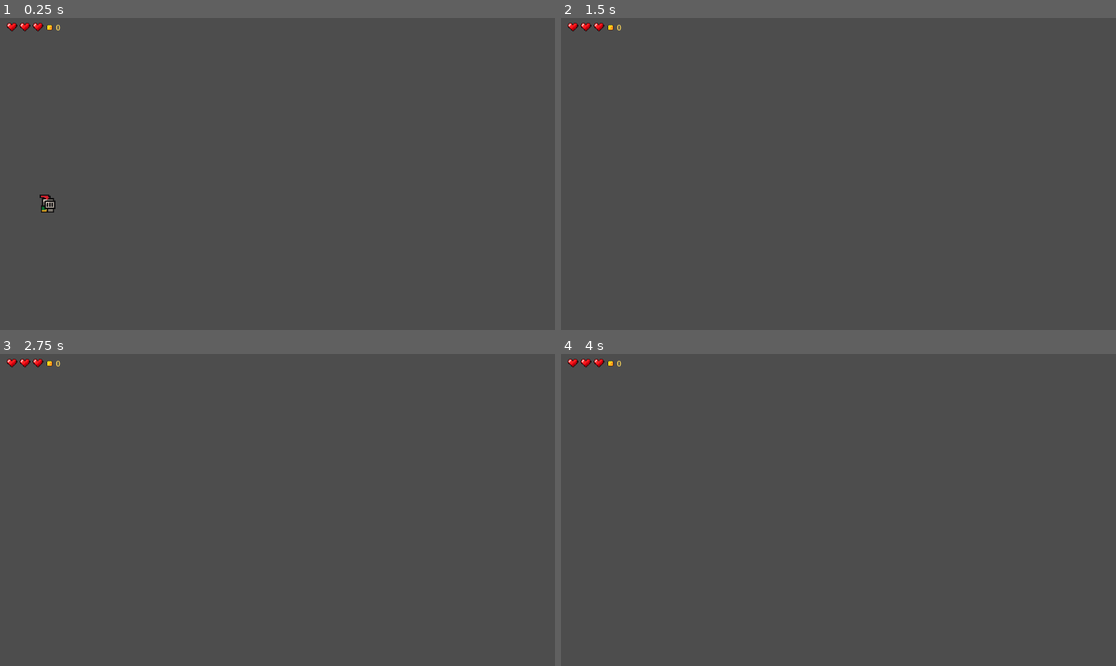
Above: before the commit, frames 1-4 (two rows, left to right).
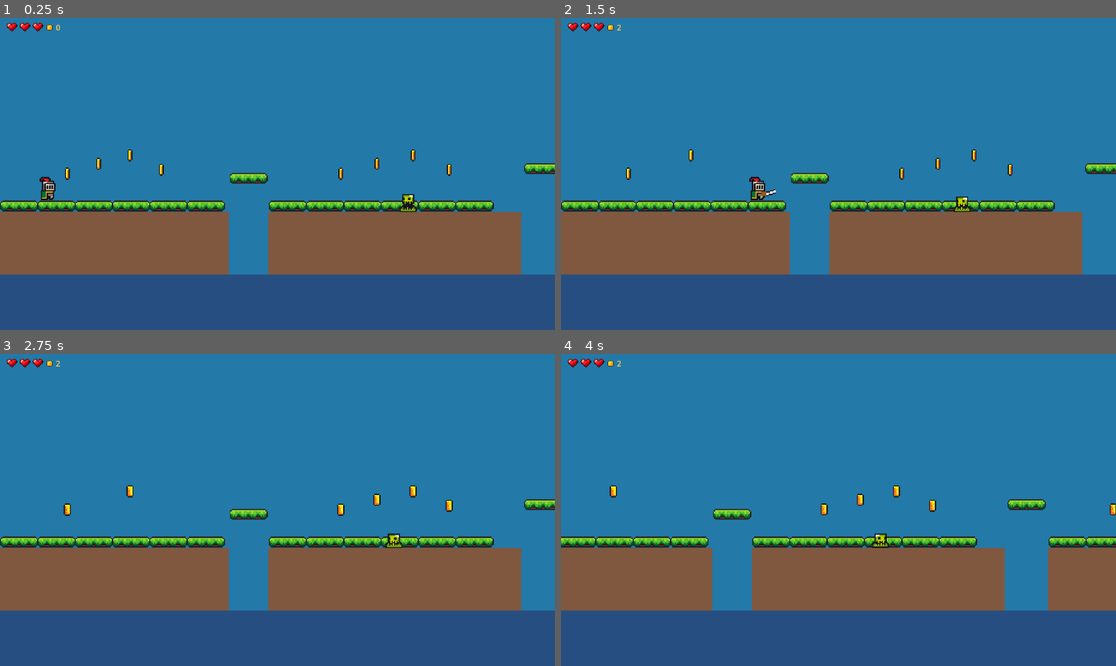
Above: after the commit, the same moments.

Repository: serafin1367/gots-rycerz
Game: Godot game, scene res://scenes/level_03.tscn
Two runs of this game, one before a commit and one after it. Both use one fixed random seed, a clock stepped at 60 frames per second and the inputs below. This scene is started directly instead of the project's main scene.
Inputs:
- Up to frame 1 (0.25 s): no input
- Up to frame 2 (1.5 s): hold Right (move_right) from 0.53 s (still down); tap J (attack) at 0.6, 1.35 s; tap Space (jump) at 0.77 s
- Up to frame 3 (2.75 s): tap Space (jump) at 1.52 s; release Right (move_right) at 2.03 s; hold A (move_left) from 2.03 s (still down); tap J (attack) at 2.1 s
- Up to frame 4 (4 s): release A (move_left) at 2.78 s; hold Right (move_right) from 2.78 s (still down); tap J (attack) at 2.85, 3.6 s; tap Space (jump) at 3.02, 3.77 s

The runs differ from the first frame. In frame 1, 100% of the frame differs, in the area x 0-100%, y 0-100%; in frame 2, 100%; in frame 3, 100%; in frame 4, 100%.
Error before the commit: Parse Error: Cannot infer the type of "world_end" variable because the value doesn't have a set type. (res://scripts/level_03.gd:37)

Commit message:
fix: resolve Godot CI typing and deterministic moving-platform test

Diff:
--- a/scripts/level_03.gd
+++ b/scripts/level_03.gd
@@ -34,7 +34,7 @@
 	$LevelPortal.position = Vector2(islands.back().y - 48, TOP_Y - 40)
 
 func _draw_background() -> void:
-	var world_end := islands.back().y + 300.0
+	var world_end: float = islands.back().y + 300.0
 	var sky := Polygon2D.new()
 	sky.name = "Sky"
 	sky.z_index = -100
